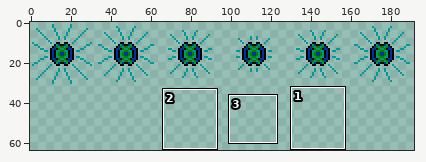
A sprite sheet gets an edit: test/TestProject/Assets/Lantern.png. The first picture is a wide view before the edit; the outline marks the close-up.
Close-up. Earlier state:
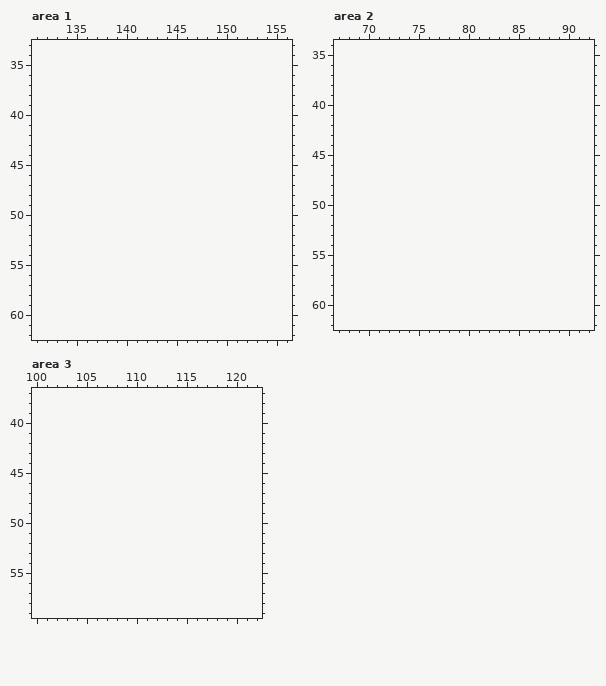
The file is 192x32 pixels. Shown: area 1: x 131..156, y 33..62; area 2: x 67..92, y 34..62; area 3: x 100..122, y 37..59. The old version is drawn lined up with the new one, on the new canvas. The commit also changed other parts of the picture, which this record leaves out.
Once edited:
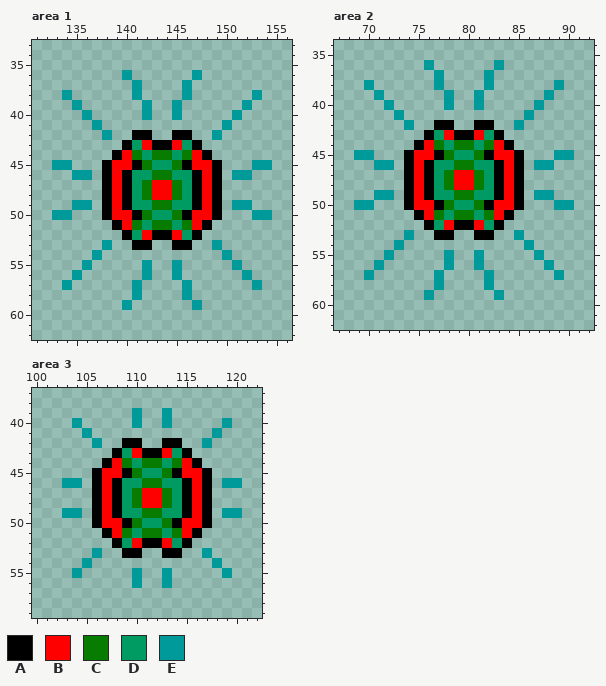
Palette (. is transparent): A #000000  B #ff0000  C #077c00  D #009a63  E #009a9a
What changed:
canvas 192x32 -> 192x64
Changed rows in their new state; - is an unchanged pixel.
Area 1:
first column x 133:
36 -------E------E-------
37 --------E----E--------
38 -E------E----E------E-
39 --E------E--E------E--
40 ---E-----E--E-----E---
41 ----E------------E----
42 -----E--AA--AA--E-----
43 -------ADBAABDA-------
44 ------ABCDCCDCBA------
45 EE---ABBACDDCABBA---EE
46 --EE-ABADDCCDDABA-EE--
47 -----ABADCBBCDABA-----
48 -----ABADCBBCDABA-----
49 --EE-ABADDCCDDABA-EE--
50 EE---ABBACDDCABBA---EE
51 ------ABCDCCDCBA------
52 -------ADBAABDA-------
53 -----E--AA--AA--E-----
54 ----E------------E----
55 ---E-----E--E-----E---
56 --E------E--E------E--
57 -E------E----E------E-
58 --------E----E--------
59 -------E------E-------
Area 2:
first column x 69:
36 -------E------E-------
37 --------E----E--------
38 -E------E----E------E-
39 --E------E--E------E--
40 ---E-----E--E-----E---
41 ----E------------E----
42 -----E--AA--AA--E-----
43 -------ADBAABDA-------
44 ------ABCDCCDCBA------
45 EE---ABBACDDCABBA---EE
46 --EE-ABADDCCDDABA-EE--
47 -----ABADCBBCDABA-----
48 -----ABADCBBCDABA-----
49 --EE-ABADDCCDDABA-EE--
50 EE---ABBACDDCABBA---EE
51 ------ABCDCCDCBA------
52 -------ADBAABDA-------
53 -----E--AA--AA--E-----
54 ----E------------E----
55 ---E-----E--E-----E---
56 --E------E--E------E--
57 -E------E----E------E-
58 --------E----E--------
59 -------E------E-------
Area 3:
first column x 103:
39 -------E--E-------
40 -E-----E--E-----E-
41 --E------------E--
42 ---E--AA--AA--E---
43 -----ADBAABDA-----
44 ----ABCDCCDCBA----
45 ---ABBACDDCABBA---
46 EE-ABADDCCDDABA-EE
47 ---ABADCBBCDABA---
48 ---ABADCBBCDABA---
49 EE-ABADDCCDDABA-EE
50 ---ABBACDDCABBA---
51 ----ABCDCCDCBA----
52 -----ADBAABDA-----
53 ---E--AA--AA--E---
54 --E------------E--
55 -E-----E--E-----E-
56 -------E--E-------
Where, in picture pixels (left, top, right, bottom), the same in both close-ups:
added: (52, 70, 272, 310)
added: (354, 60, 574, 300)
added: (62, 408, 242, 588)
